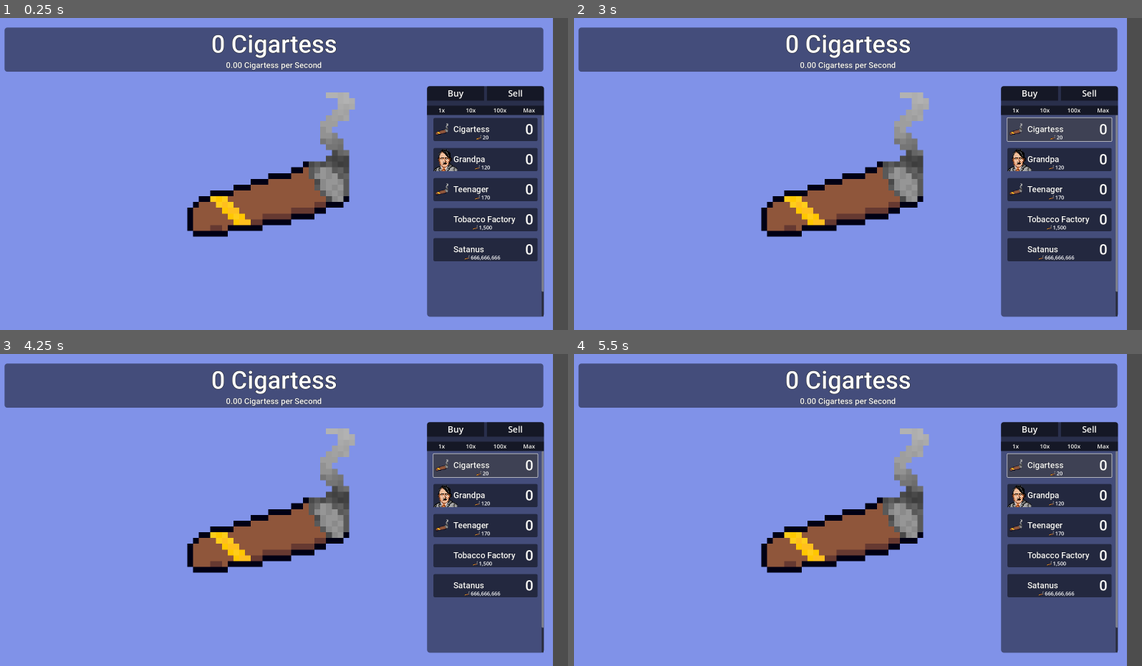
Above: before the commit, frames 1-4 (two rows, left to right).
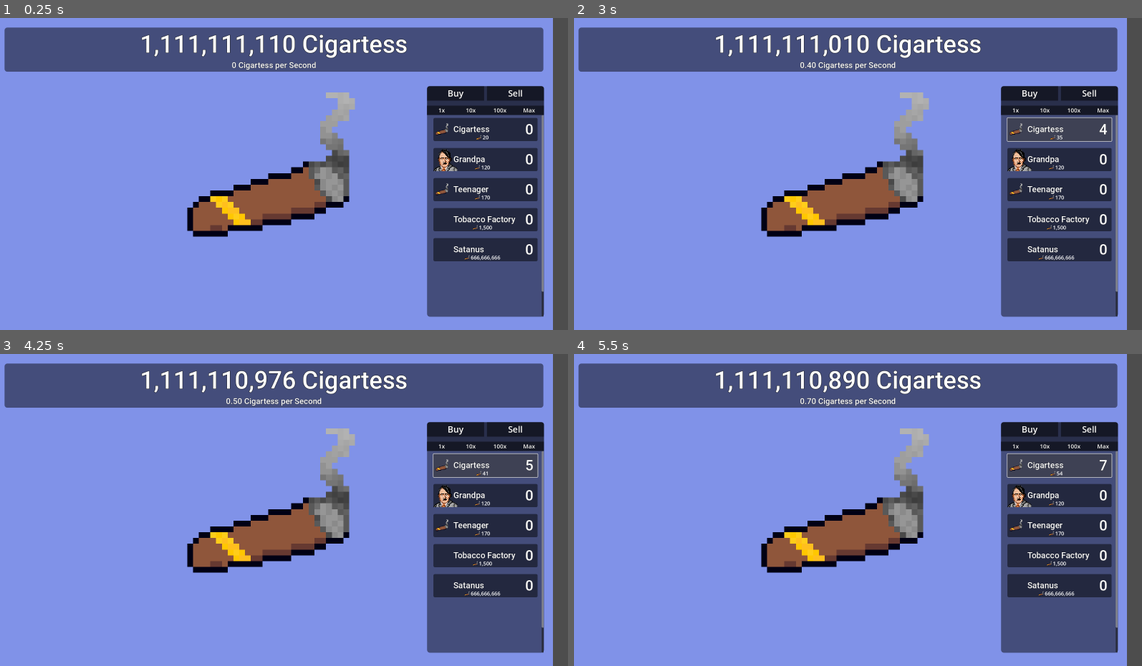
Above: after the commit, the same moments.

Repository: Fluiding/Cigartess-Clicker
Game: Godot game, scene res://scenes/main.tscn
Same seed, same stepped clock (60 frames per second), same inputs: the game is played once before the commit and once after it.
Inputs (mouse positions are in pixels of both pictures, inside the frame that each line leads up to):
- Up to frame 1 (0.25 s): no input
- Up to frame 2 (3 s): click "20" at 0.5 s; click (1056, 130) at 1.25 s, where only the run after the commit has a clickable "23"; click (1056, 130) at 2 s, where only the run after the commit has a clickable "27"; click (1056, 130) at 2.75 s, where only the run after the commit has a clickable "31"
- Up to frame 3 (4.25 s): click (482, 466) at 3.5 s, where only the run after the commit has a clickable "35"
- Up to frame 4 (5.5 s): click (1056, 466) at 4.25 s, where only the run after the commit has a clickable "41"; click (1056, 466) at 5 s, where only the run after the commit has a clickable "47"

The runs differ from the first frame. In frame 1, 1.5% of the frame differs, in the area x 24-72%, y 5-17%; in frame 2, 1.4%; in frame 3, 1.4%; in frame 4, 1.4%.

Commit message:
fixed building cost not showing correctly & disabled debug mode for future releases

Diff:
--- a/project.godot
+++ b/project.godot
@@ -10,7 +10,7 @@
 
 [application]
 
-config/name="cigartess clicker"
+config/name="Cigartess Clicker"
 run/main_scene="res://scenes/main.tscn"
 config/features=PackedStringArray("4.3", "Mobile")
 boot_splash/bg_color=Color(0, 0, 0, 1)
--- /dev/null
+++ b/save.tscn
@@ -0,0 +1,5 @@
+[gd_scene format=3 uid="uid://djtfa571n4ehc"]
+
+[node name="ShopList" type="VBoxContainer"]
+unique_name_in_owner = true
+custom_minimum_size = Vector2(404, 798)
--- a/scenes/cigartess.tscn
+++ b/scenes/cigartess.tscn
@@ -6,7 +6,7 @@
 
 [sub_resource type="CapsuleShape2D" id="CapsuleShape2D_5eibw"]
 radius = 86.8323
-height = 606.343
+height = 594.817
 
 [node name="Cigartess" type="Area2D"]
 script = ExtResource("1_8f4bi")
--- a/scripts/global.gd
+++ b/scripts/global.gd
@@ -3,7 +3,7 @@
 const HUGE: int = 9223372036854775807
 var time: int
 var click_mult := 1.0
-var cigartess := 0.0
+var cigartess := 1111111110.0
 var cps := 0.0
 
 var buildings := {
@@ -45,34 +45,41 @@
 
 	return total_cost
 
-func buy_building(building, amount, buy_max) -> bool:
+func get_building_cost(building, amount, buy_max):
 	var b_stats = buildings[building]
 	var b_data = buildings_data[building]
 	var total_cost := 0.0
 
 	if buy_max:
 		amount = 0
+		for i in range(1, 65536):
 
-		for i in range(1, 65536):
 			var amount_to_add = (b_stats["cost"] * 1.15 ** i) / 1.15
 			if total_cost + amount_to_add > cigartess:
+				if i == 1:
+					total_cost = b_data["amount_owned"]
 				break
 
 			total_cost += amount_to_add
 			amount = i
 
-		if amount == 0:
-			return false
 	else:
 		total_cost = get_total_cost(building, b_data["amount_owned"], b_data["amount_owned"] + amount)
 
-		if cigartess < total_cost:
+	if building == "Satanus" or building == "Jesús":
+		total_cost = b_stats["cost"]
+
+	return {"cost": total_cost, "amount": amount}
+
+func buy_building(building, amount, buy_max) -> bool:
+	var total_cost = get_building_cost(building, amount, buy_max)
+	if total_cost["amount"] == 0 or cigartess < total_cost["cost"]:
 			return false
 
-	cigartess -= total_cost
-	b_data["amount_owned"] += amount
+	cigartess -= total_cost["cost"]
+	buildings_data[building]["amount_owned"] += total_cost["amount"]
+
 	update_data()
-
 	return true
 
 func sell_building(building, amount, sell_max, return_cigartess = true) -> bool:
--- a/scripts/ui.gd
+++ b/scripts/ui.gd
@@ -41,7 +41,7 @@
 
 func _process(_delta):
 	%cigartess.text = thousands_sep(floor(global.cigartess)) + " Cigartess"
-	%cps.text = thousands_sep("%.2f" % global.cps) + " Cigartess per Second"
+	%cps.text = thousands_sep("%.2f" % global.cps).replace(".00", "") + " Cigartess per Second"
 
 func hover_sound(): $HoverSound.play()
 func click_sound(): $ClickSound.play()
@@ -77,18 +77,26 @@
 func sell_building(building):
 	if !global.sell_building(building, buy_mult, buy_max):
 		return
+	$SellSound.play()
 
-	$SellSound.play()
 	var b_node: String = "%" + building + "/Button"
-	get_node(b_node + "/AmountOwned").text = thousands_sep(global.buildings_data[building]["amount_owned"])
-	get_node(b_node + "/Cost").text = thousands_sep(global.buildings[building]["cost"])
+	var cost = global.buildings[building]["cost"]
+	var amount_owned = global.buildings_data[building]["amount_owned"]
+
+	get_node(b_node + "/AmountOwned").text = thousands_sep(amount_owned)
+	get_node(b_node + "/Cost").text = thousands_sep(("%.2f" % cost).replace(".00", ""))
 
 func set_sell_mode(option: bool):
 	sell_mode = option
 
-func set_buy_mult(value: int):
-	if value == 0:
+func set_buy_mult(amount: int):
+	if amount == 0:
 		buy_max = true
 	else:
-		buy_mult = value
+		buy_mult = amount
 		buy_max = false
+
+	for i in %ShopList.get_children():
+		var cost_label = get_node("%" + i.name + "/Button/Cost")
+		var cost = global.get_building_cost(i.name, buy_mult, buy_max)["cost"]
+		cost_label.text = thousands_sep(("%.2f" % cost).replace(".00", ""))
